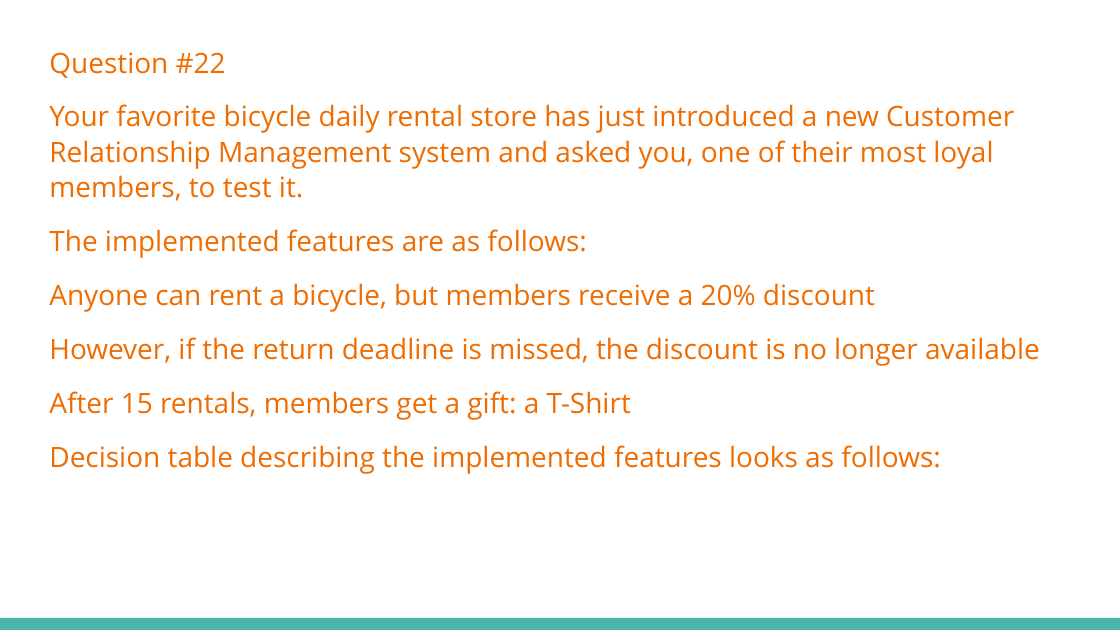
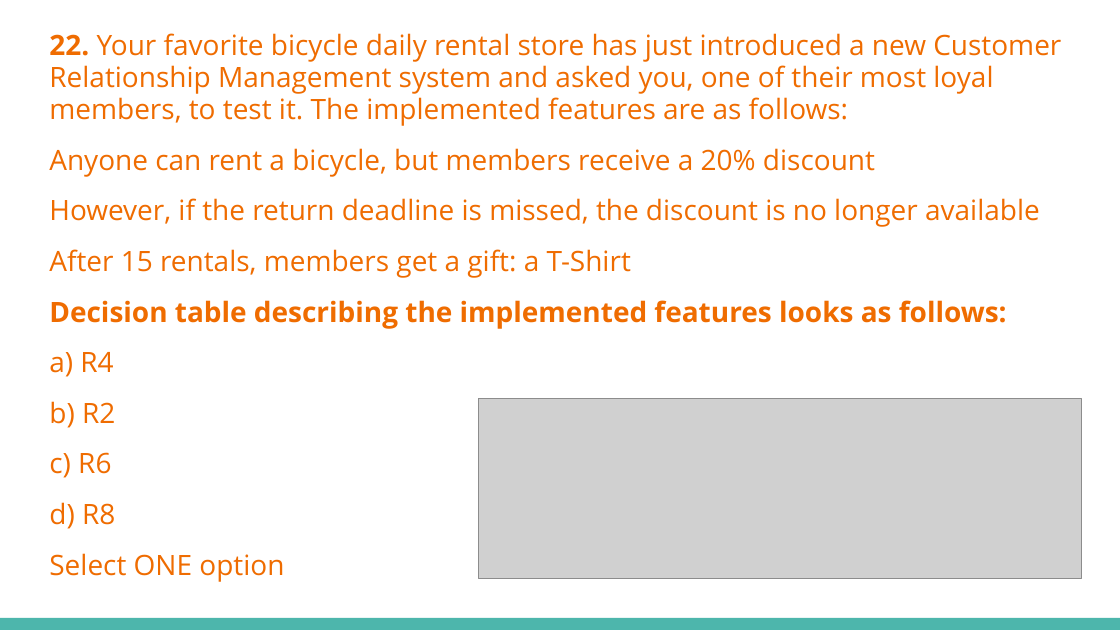
Before and after one commit to fawadmalik/istqb, a slide deck: slide 56 of ISTQB Foundation Level Preparation.pptx. Drawn at 1120x630 pixels with LibreOffice and Linux fonts; fonts in the diff are those of the drawing; grey boxes stand for pictures. Boxes give left, top, right and bottom in pixels: in the first picture for what was removed or moved away, otherwise in the second. Text is boxed around its words. In the diff, an @@ line names an element or a change of style, - is before the commit and + after.

```diff
--- a/ISTQB Foundation Level Preparation.pptx
+++ b/ISTQB Foundation Level Preparation.pptx
@@ text "22. Your favorite bicycle daily ...": place and size @@
-text "22. Your favorite bicycle daily ..." at [49,52,1040,474]
+text "22. Your favorite bicycle daily ..." at [49,33,1061,582]
@@ text at [49,33,1061,126]: text changed @@
-Question #22
-Your favorite bicycle daily rental store has just introduced a new Customer Relationship Management system and asked you, one of their most loyal members, to test it.
-The implemented features are as follows:
+22. Your favorite bicycle daily rental store has just introduced a new Customer Relationship Management system and asked you, one of their most loyal members, to test it. The implemented features are as follows:
@@ text at [49,148,1040,329]: bold on in "Decision table describing the implemented features looks ..."; line spacing 1.05 to 0.95 @@
@@ text at [49,352,284,582]: paragraphs added @@
+a) R4
+b) R2
+c) R6
+d) R8
+Select ONE option
@@ picture added at [478,399,1082,578] @@
```
Also in this commit, not shown: 5 slides added, 1 slide removed.
